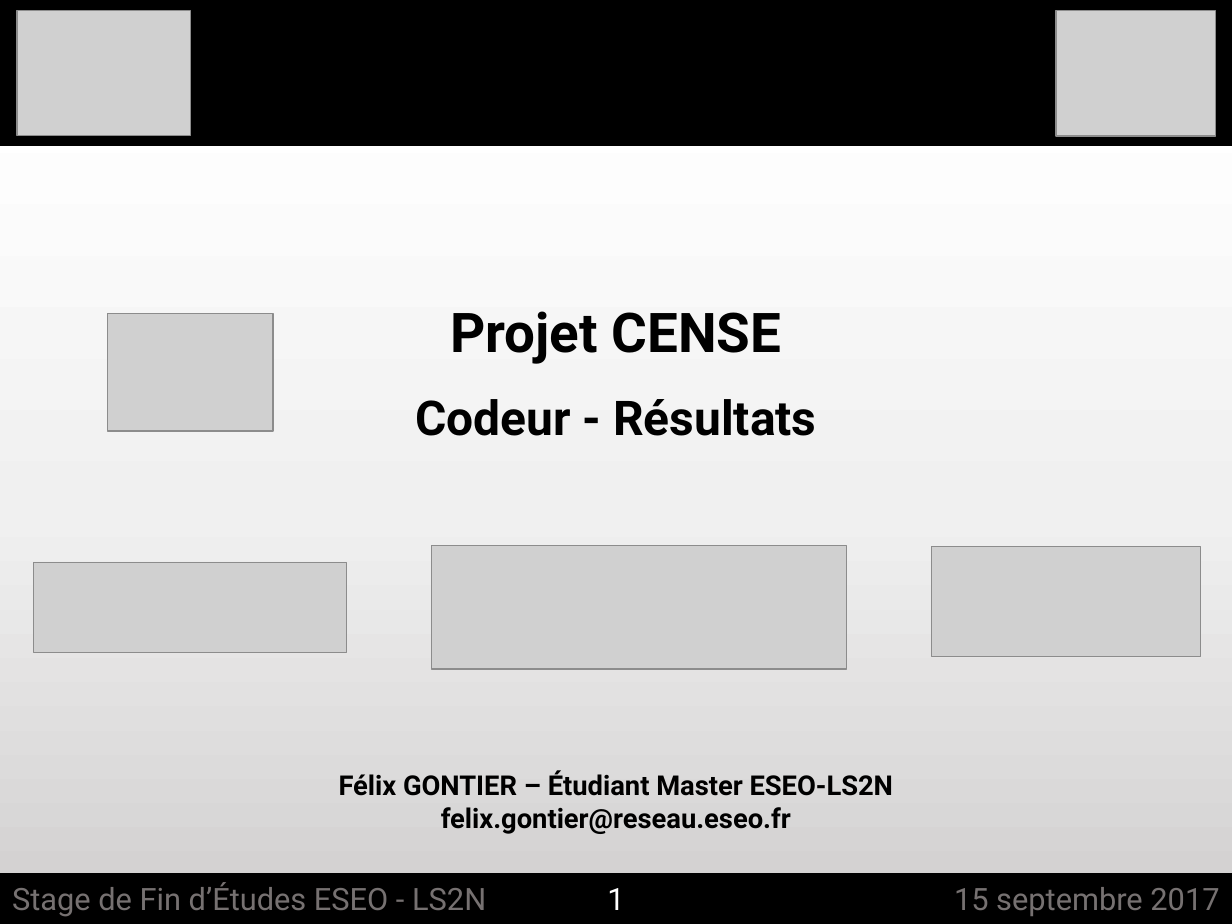
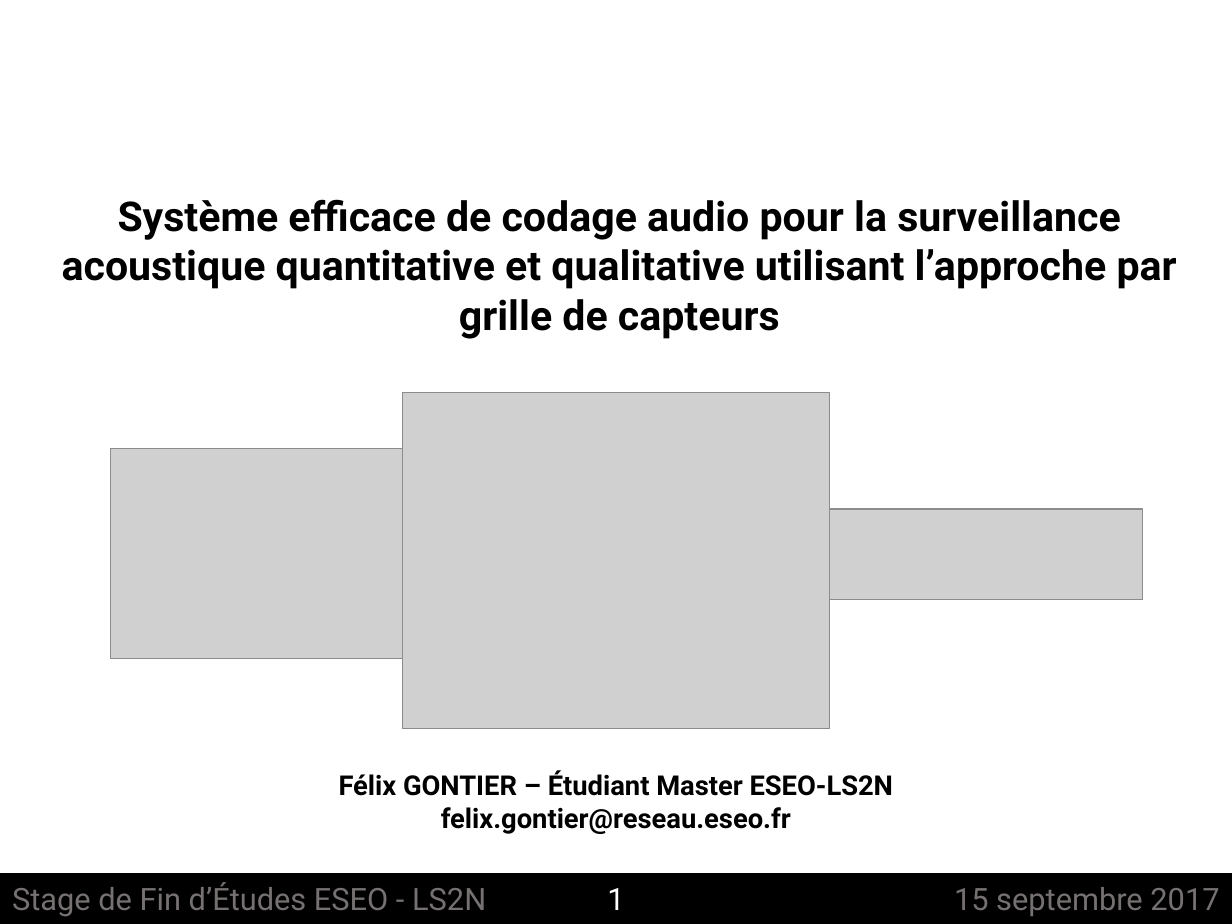
Before and after one commit to felixgontier/int-report, a slide deck: slide 1 of Soutenance_ESEO.pptx. Drawn at 1232x924 pixels with LibreOffice and Linux fonts; fonts in the diff are those of the drawing; grey boxes stand for pictures. Boxes give left, top, right and bottom in pixels: in the first picture for what was removed or moved away, otherwise in the second. Text is boxed around its words. In the diff, an @@ line names an element or a change of style, - is before the commit and + after.

```diff
--- a/Soutenance_ESEO.pptx
+++ b/Soutenance_ESEO.pptx
@@ background gradient #FFFFFF to #F0F0F0 to #D0CECE to #FFFFFF @@
@@ rectangle removed at [0,0,1232,145] @@
@@ text at [62,199,1177,339]: text changed; size 28 to 24 pt @@
-Projet CENSE
-Codeur - Résultats
+Système efficace de codage audio pour la surveillance acoustique quantitative et qualitative utilisant l’approche par grille de capteurs
@@ picture removed at [107,313,272,431] @@
@@ picture: place and size @@
-picture at [1056,11,1215,137]
+picture at [403,393,830,728]
@@ picture: place and size @@
-picture at [17,11,191,136]
+picture at [111,448,403,658]
@@ picture: place and size @@
-picture at [33,562,346,652]
+picture at [829,509,1142,599]
@@ picture removed at [431,546,846,669] @@
@@ picture removed at [931,546,1200,655] @@
```
Also in this commit, not shown: 21 other slides changed, 1 slide added, 1 slide removed, 2 other files.
